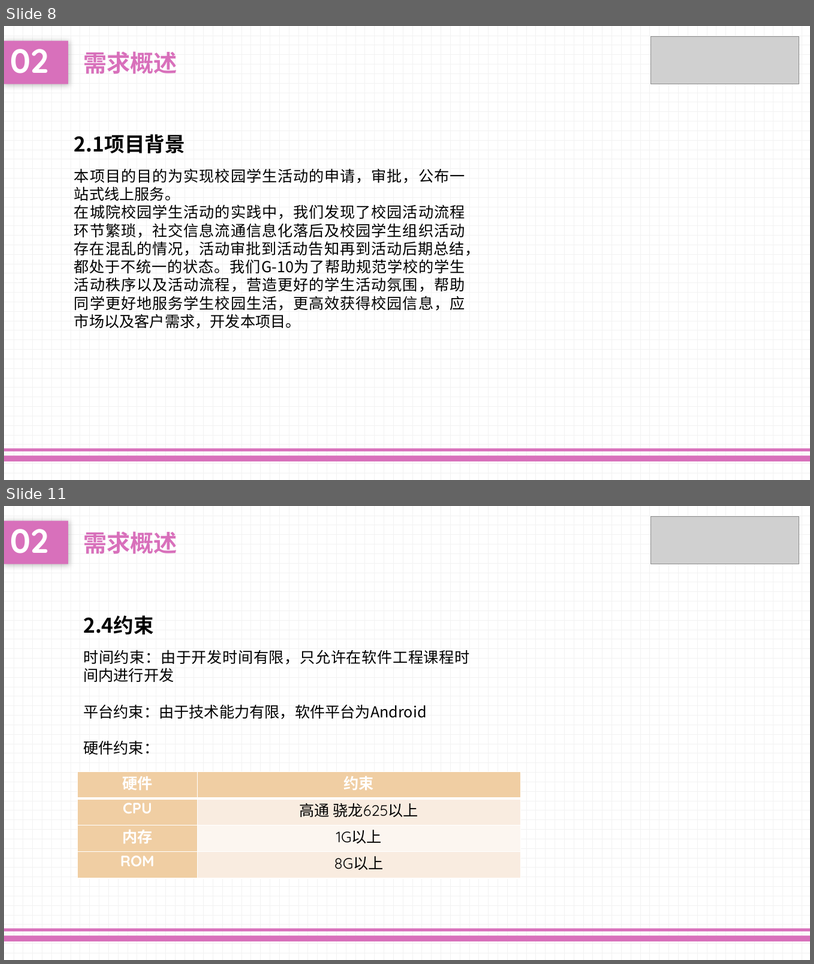
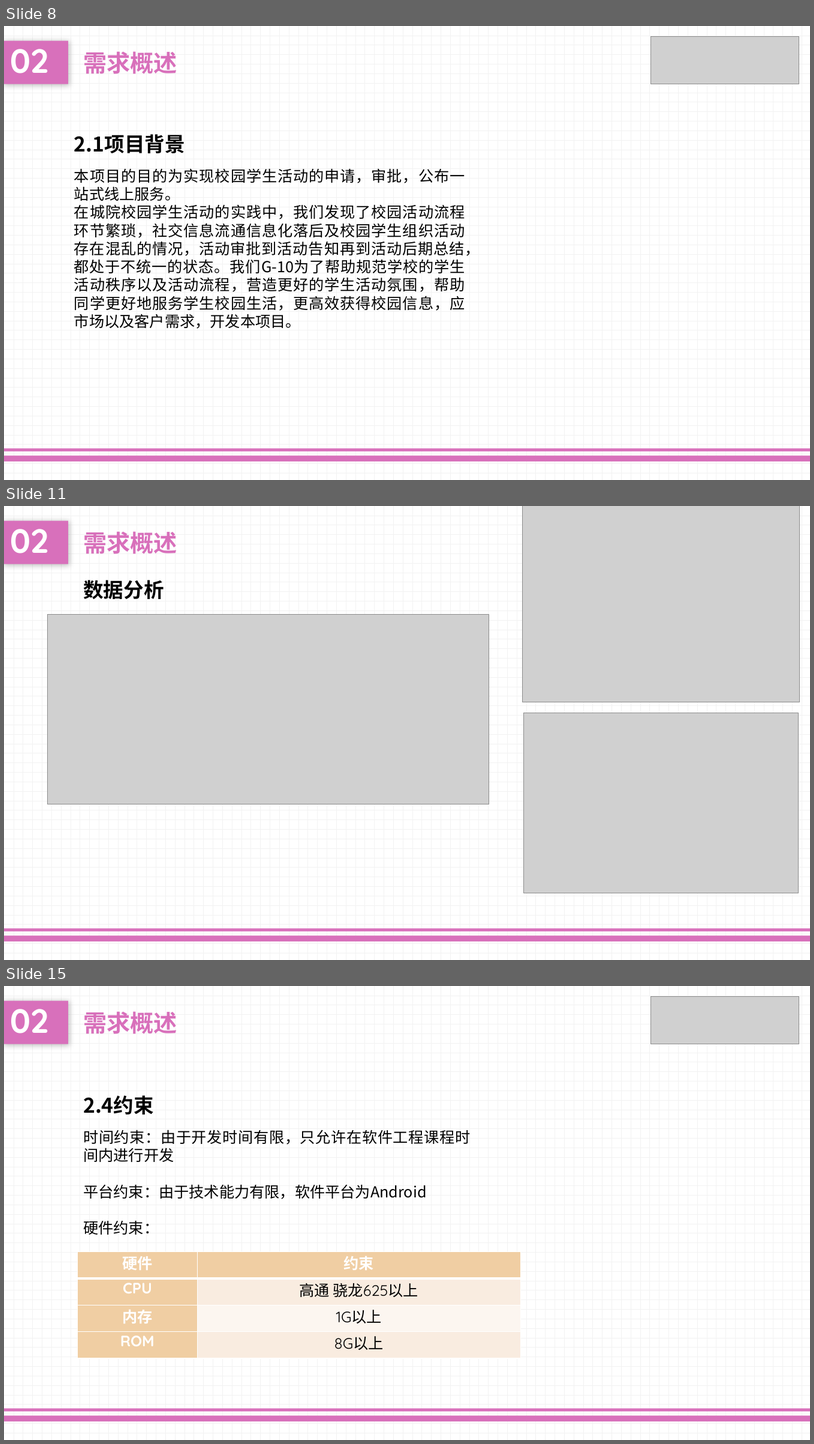
Before and after one commit to liuk5546/campaigo, a slide deck: doc/软件规格说明ppt.pptx. Shown one above the other, each under a label of ours: slides 8 and 11 before the commit, slides 8, 11 and 15 after it; the slides between them are not shown. The pictures are 814x964 and 814x1444 pixels, drawn with LibreOffice and Linux fonts; fonts in the diff are those of the drawing; grey boxes stand for pictures. Boxes give left, top, right and bottom in pixels: in the first picture for what was removed or moved away, otherwise in the second. Text is boxed around its words. In the diff, an @@ line names an element or a change of style, - is before the commit and + after.

Commit message:
评审前文档更新
评审前的文档整理。对ppt，SRS进行了完善。对甘特图进行了跟进修改。对数据字典进行更新完善。

```diff
--- a/doc/软件规格说明ppt.pptx
+++ b/doc/软件规格说明ppt.pptx
@@ slide 11 added at [4,506,810,960], background pattern #F2F2F2 on #FFFFFF; not listed: 2 template elements that a slide beside it also shows @@
@@ text added at [4,520,68,564], fill #D870BB, 40 pt, text #FFFFFF, bold @@
+02
@@ picture added at [522,506,800,702] @@
@@ picture added at [651,517,800,564] @@
@@ text added at [83,532,177,554], 28 pt, text #D870BB, bold @@
+需求概述
@@ text added at [83,580,164,599], 24 pt, text #000000, bold @@
+数据分析
@@ picture added at [48,614,489,804] @@
@@ picture added at [524,713,799,893] @@
@@ what was slide 11 is now slide 15 @@
```
Also in this commit, not shown: 7 slides changed, 6 other slides added, 7 other files.
